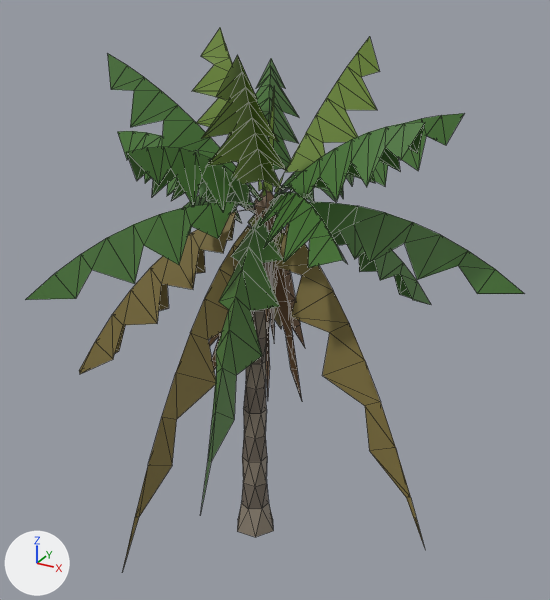
The FBX model FBX/SM_Palm_Coco_C.fbx: old version first, new version second.
Rendered twice from a camera (50 mm lens) standing at (5.71, -9.64, 9.43) and looking at (0.17, 0.44, 4.39). The axes (+X, +Y, +Z) are drawn at lower left. The lights are the same throughout. The first picture is the older version. Mesh edges are drawn as thin lines. Objects named as collision shapes, trigger or cutter boxes, shadow casters or lower levels of detail are left out. Where no turn or scale is listed for an object, it has been applied to the vertices.

The older version as bpy lines, for what is in view:
```python
ob_sm_palm_coco_c_lod0 = bpy.data.objects.new('SM_Palm_Coco_C_LOD0', me_sm_palm_coco_c)
ob_sm_palm_coco_c_lod0.location = (0.0, 0.0, 0.0)
```
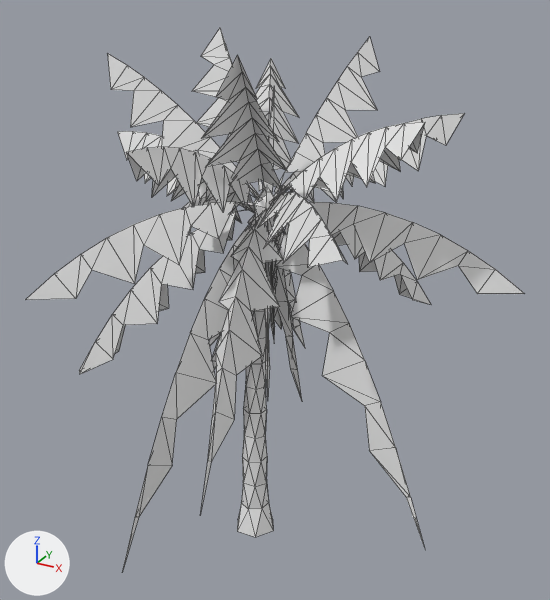
Location of each change, [x1, y1, x2, y2] in pixels of the pictures (550 x 600 px; the box of a moved part takes in the faces that stretch with it):
'SM_Palm_Coco_C_LOD0', recoloured, reshaped (lighter): [25, 28, 524, 568] in both
part 1 of me_sm_palm_coco_c, moved or reshaped: [346, 174, 354, 186] in both

The change, as a diff of the scene's bpy script:
```diff
--- a/FBX/SM_Palm_Coco_C.fbx.py
+++ b/FBX/SM_Palm_Coco_C.fbx.py
@@ mat_mi_palm_frond @@
 mat_mi_palm_frond = principled_material('MI_Palm_Frond')
-mat_mi_palm_frond.base_color = (0.06, 0.18, 0.03)  # dark green #457630
+mat_mi_palm_frond.base_color = (0.8, 0.8, 0.8)  # white #e7e7e7
 mat_mi_palm_frond.roughness = 0.553
@@ mat_mi_palm_husk @@
 mat_mi_palm_husk = principled_material('MI_Palm_Husk')
-mat_mi_palm_husk.base_color = (0.13, 0.08, 0.04)  # brown #655038
+mat_mi_palm_husk.base_color = (0.8, 0.8, 0.8)  # white #e7e7e7
 mat_mi_palm_husk.roughness = 0.553
@@ mat_mi_palm_old @@
 mat_mi_palm_old = principled_material('MI_Palm_Old')
-mat_mi_palm_old.base_color = (0.22, 0.17, 0.05)  # yellow #81733f
+mat_mi_palm_old.base_color = (0.8, 0.8, 0.8)  # white #e7e7e7
 mat_mi_palm_old.roughness = 0.553
@@ mat_mi_palm_trunkb @@
 mat_mi_palm_trunkb = principled_material('MI_Palm_TrunkB')
-mat_mi_palm_trunkb.base_color = (0.16, 0.13, 0.1)  # brown #6f6559
+mat_mi_palm_trunkb.base_color = (0.8, 0.8, 0.8)  # white #e7e7e7
 mat_mi_palm_trunkb.roughness = 0.553
@@ mat_mi_palm_dead @@
 mat_mi_palm_dead = principled_material('MI_Palm_Dead')
-mat_mi_palm_dead.base_color = (0.17, 0.09, 0.035)  # brown #735535
+mat_mi_palm_dead.base_color = (0.8, 0.8, 0.8)  # white #e7e7e7
 mat_mi_palm_dead.roughness = 0.553
@@ mat_mi_palm_nut @@
 mat_mi_palm_nut = principled_material('MI_Palm_Nut')
-mat_mi_palm_nut.base_color = (0.2, 0.25, 0.04)  # green #7c8938
+mat_mi_palm_nut.base_color = (0.8, 0.8, 0.8)  # white #e7e7e7
 mat_mi_palm_nut.roughness = 0.553
@@ mat_mi_palm_trunka @@
 mat_mi_palm_trunka = principled_material('MI_Palm_TrunkA')
-mat_mi_palm_trunka.base_color = (0.24, 0.2, 0.15)  # brown #867c6c
+mat_mi_palm_trunka.base_color = (0.8, 0.8, 0.8)  # white #e7e7e7
 mat_mi_palm_trunka.roughness = 0.553
@@ mat_mi_palm_young @@
 mat_mi_palm_young = principled_material('MI_Palm_Young')
-mat_mi_palm_young.base_color = (0.17, 0.28, 0.04)  # green #739038
+mat_mi_palm_young.base_color = (0.8, 0.8, 0.8)  # white #e7e7e7
 mat_mi_palm_young.roughness = 0.553
@@ me_sm_palm_coco_c @@
 me_sm_palm_coco_c.from_pydata(...)  # 739 vertices, 929 faces; spans x -3.43..3.9, y -3.49..4.32, z -0.05..8.55
 # used by ob_sm_palm_coco_c_lod0; location = (0.0, 0.0, 0.0)
-me_sm_palm_coco_c.vertices[398].co = (-0.01, 4.02, 5.75)
-me_sm_palm_coco_c.vertices[399].co = (0.2, 3.4, 5.6)  # pixel (352, 186)
+# me_sm_palm_coco_c part 1
+me_sm_palm_coco_c.vertices[398].co = (0.2, 3.4, 5.6)  # pixel (352, 186)
+me_sm_palm_coco_c.vertices[399].co = (-0.01, 4.02, 5.75)
 me_sm_palm_coco_c.materials.append(mat_mi_palm_dead)
```
